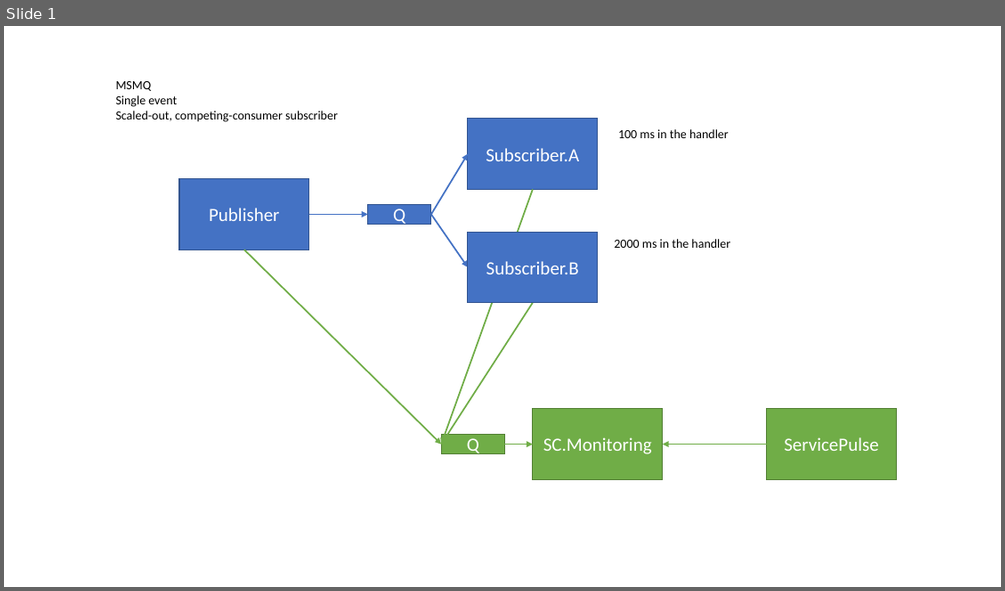
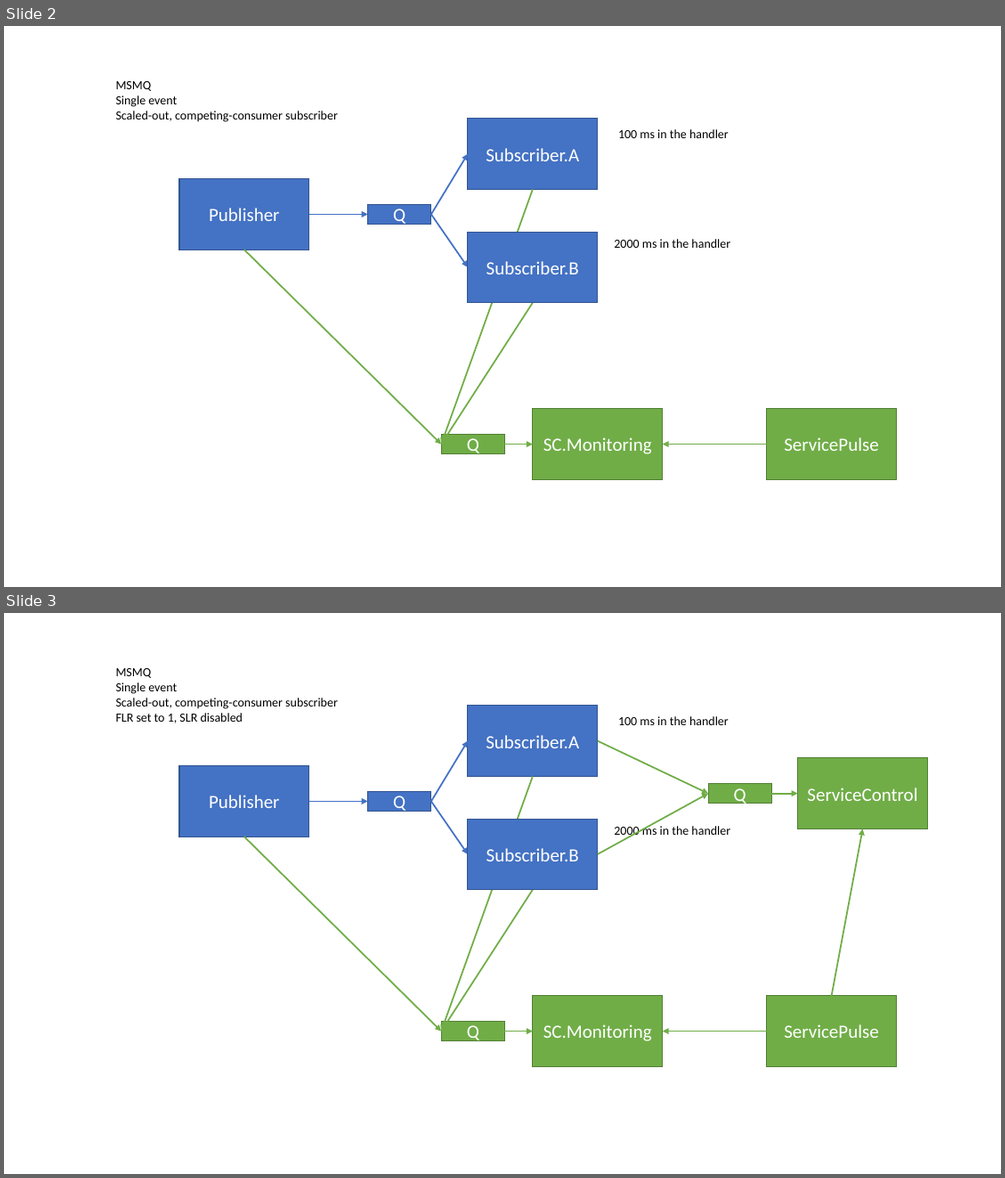
Before and after one commit to tmasternak/ServiceControl.Monitoring.Demo, a slide deck: demo-interation1.pptx. Shown one above the other, each under a label of ours: slide 1 before the commit, slides 2 and 3 after it. The pictures are 1005x591 and 1005x1178 pixels, drawn with LibreOffice and Linux fonts; fonts in the diff are those of the drawing. Boxes give left, top, right and bottom in pixels: in the first picture for what was removed or moved away, otherwise in the second. Text is boxed around its words. In the diff, an @@ line names an element or a change of style, - is before the commit and + after.

```diff
--- a/demo-interation1.pptx
+++ b/demo-interation1.pptx
@@ slide 3 added at (4,613,1001,1174), background #FFFFFF @@
@@ text added at (116,668,338,723), 12 pt, text #000000 @@
+MSMQ
+Single event
+Scaled-out, competing-consumer subscriber
+FLR set to 1, SLR disabled
@@ rectangle added at (468,706,598,777), fill #4472C4, outline #325491 1 pt, 18 pt, text #FFFFFF @@
+Subscriber.A
@@ text added at (618,716,728,725), 12 pt, text #000000 @@
+100 ms in the handler
@@ arrow added from (431, 802) to (468, 741), #4472C4 1.5 pt @@
@@ arrow added from (598, 741) to (708, 793), #70AD47 1.5 pt @@
@@ rectangle added at (179,765,310,836), fill #4472C4, outline #325491 1 pt, 18 pt, text #FFFFFF @@
+Publisher
@@ rectangle added at (798,758,928,829), fill #70AD47, outline #538035 1 pt, 18 pt, text #FFFFFF @@
+ServiceControl
@@ rectangle added at (368,792,432,811), fill #4472C4, outline #325491 1 pt, 18 pt, text #FFFFFF @@
+Q
@@ arrow added from (533, 776) to (442, 1031), #70AD47 1.5 pt @@
@@ arrow added from (598, 854) to (708, 793), #70AD47 1.5 pt @@
@@ rectangle added at (708,784,772,803), fill #70AD47, outline #538035 1 pt, 18 pt, text #FFFFFF @@
+Q
@@ arrow added from (772, 793) to (798, 793), #70AD47 1.5 pt @@
@@ arrow added from (309, 802) to (368, 802), #4472C4 1.5 pt @@
@@ arrow added from (431, 802) to (468, 854), #4472C4 1.5 pt @@
@@ rectangle added at (468,819,598,890), fill #4472C4, outline #325491 1 pt, 18 pt, text #FFFFFF @@
+Subscriber.B
@@ text added at (614,824,730,838), 12 pt, text #000000 @@
+2000 ms in the handler
@@ arrow added from (244, 836) to (442, 1031), #70AD47 1.5 pt @@
@@ arrow added from (832, 996) to (863, 829), #70AD47 1.5 pt @@
@@ arrow added from (533, 890) to (442, 1031), #70AD47 1.5 pt @@
@@ rectangle added at (533,996,663,1067), fill #70AD47, outline #538035 1 pt, 18 pt, text #FFFFFF @@
+SC.Monitoring
@@ rectangle added at (767,996,897,1067), fill #70AD47, outline #538035 1 pt, 18 pt, text #FFFFFF @@
+ServicePulse
@@ rectangle added at (442,1022,505,1041), fill #70AD47, outline #538035 1 pt, 18 pt, text #FFFFFF @@
+Q
@@ arrow added from (505, 1031) to (533, 1031), #70AD47 1.5 pt @@
@@ arrow added from (767, 1031) to (663, 1031), #70AD47 1.5 pt @@
@@ what was slide 1 is now slide 2 @@
```
Also in this commit, not shown: 1 other slide added, 23 other files.
